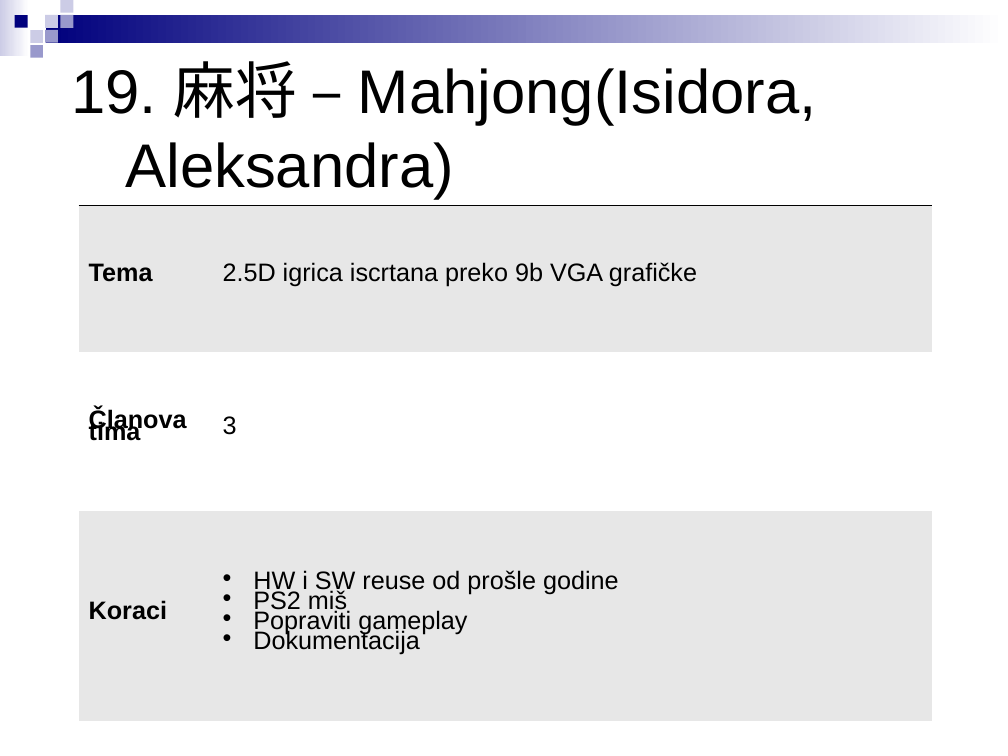
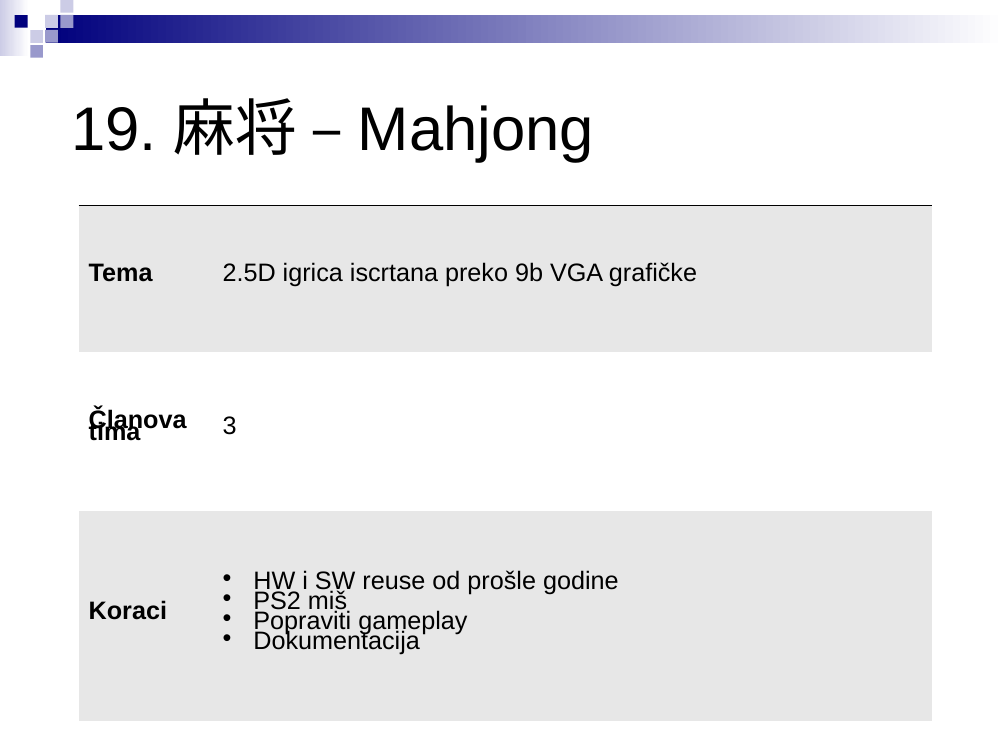
Before and after one commit to stefankoncarevic/projects_2018, a slide deck: slide 21 of LPRS2_projekti.ppt. Drawn at 1008x756 pixels with LibreOffice and Linux fonts; fonts in the diff are those of the drawing. Boxes give left, top, right and bottom in pixels: in the first picture for what was removed or moved away, otherwise in the second. Text is boxed around its words. In the diff, an @@ line names an element or a change of style, - is before the commit and + after.

Commit message:
Mahjong

```diff
--- a/LPRS2_projekti.ppt
+++ b/LPRS2_projekti.ppt
@@ text at box(71, 98, 594, 162): text changed @@
-19. 麻将 – Mahjong(Isidora, Aleksandra)
+19. 麻将 – Mahjong
```
Also in this commit, not shown: 1 other file.
